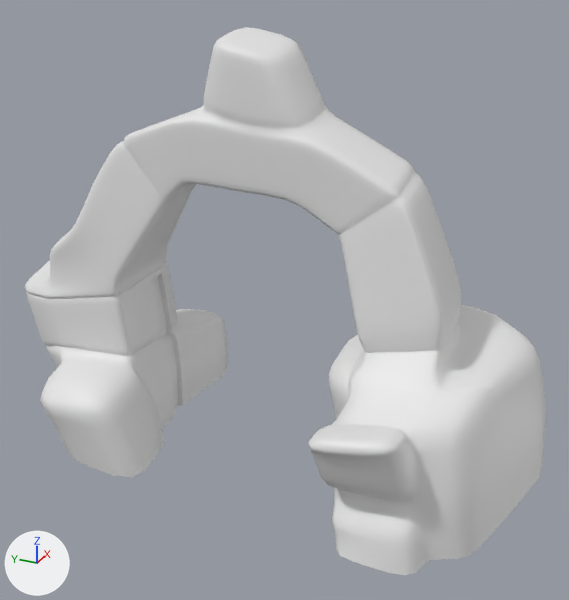
A saved change to the OBJ model Mess About/Assets/3D Models Prefabs/arches/FINAL_Stone_Arch.obj.
The view is the same before and after, from a 50 mm camera at (-110.6, -66.0, 100.3) aimed at (17.6, -8.4, 36.3). Lighting does not change. The marker at lower left points along +X, +Y and +Z. Where no turn or scale is listed for an object, it has been applied to the vertices. Vertices at the same position are counted once.

Names of what the first picture shows: 'FINAL_Stone_Arch'.
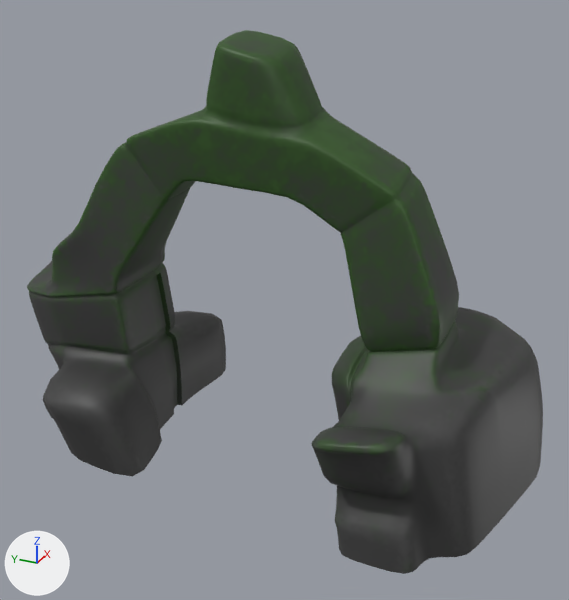
Commit message: Added old Arch

The edits, one by one:
Picture 'FINAL_Stone_Arch_Stone_Arch_BaseColor.png' (img_final_stone_arch_stone_arch_basecolor_png) is new.
Material 'Stone_Arch' (mat_stone_arch) is new.
Its texture is img_final_stone_arch_stone_arch_basecolor_png.
Its roughness is 0.526.
me_final_stone_arch is used by ob_final_stone_arch; location (0.0, 0.0, 0.0).
me_final_stone_arch had 7814 vertices, 7814 faces and spanned x -11.3..47.6, y -59.5..54.9, z 0.0..85.8.
me_final_stone_arch now has 3907 vertices, 3833 faces and spans x -10.8..47.1, y -59.1..54.4, z 0.2..85.3.
me_final_stone_arch part 1: 3907 vertices removed from x -11.3..47.6, y -59.5..54.9, z 0.0..85.8.
me_final_stone_arch part 2: 3833 faces spanning x -10.8..47.1, y -59.1..54.4, z 0.2..85.3 switch from no material to mat_stone_arch (picture img_final_stone_arch_stone_arch_basecolor_png).

Location of each change, [x1, y1, x2, y2] in pixels of the pictures (569 x 600 px):
'FINAL_Stone_Arch', reshaped: before [25, 27, 546, 575]; after [27, 30, 543, 574]
part 1 of me_final_stone_arch, deleted: before [25, 27, 546, 575]
part 2 of me_final_stone_arch, recoloured: after [27, 30, 543, 574]
